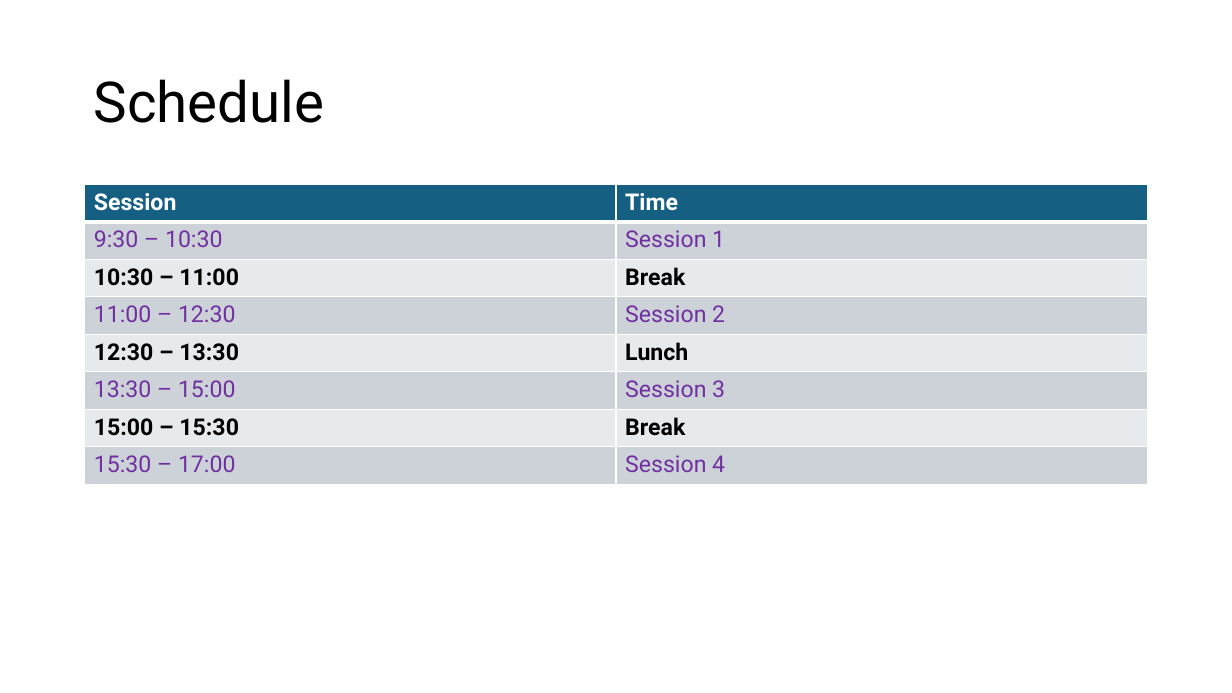
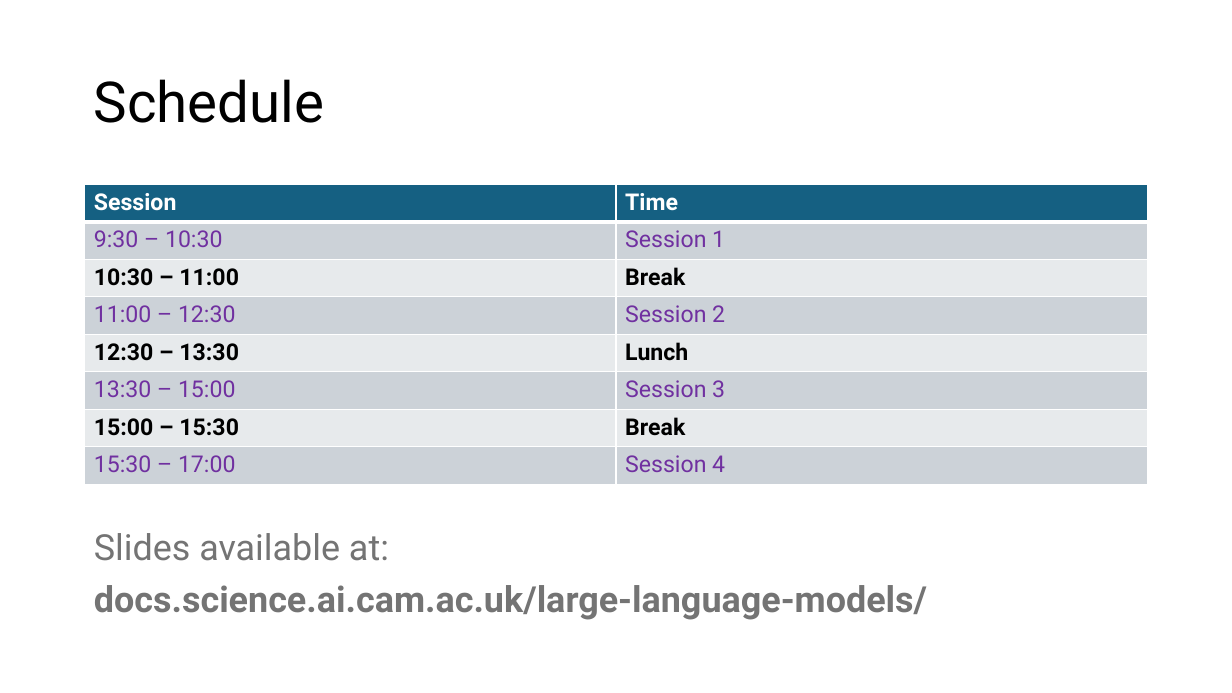
Before and after one commit to acceleratescience/large-language-models, a slide deck: slide 4 of slides/1-intro.pptx. Drawn at 1232x693 pixels with LibreOffice and Linux fonts; fonts in the diff are those of the drawing. Boxes give left, top, right and bottom in pixels: in the first picture for what was removed or moved away, otherwise in the second. Text is boxed around its words. In the diff, an @@ line names an element or a change of style, - is before the commit and + after.

Commit message:
feat(docs): update intro slides

```diff
--- a/slides/1-intro.pptx
+++ b/slides/1-intro.pptx
@@ text added at <box>94,533,927,620</box>, 28 pt, text #747474, bold @@
+Slides available at:
+docs.science.ai.cam.ac.uk/large-language-models/
```
Also in this commit, not shown: 10 other slides changed, 1 slide removed.
